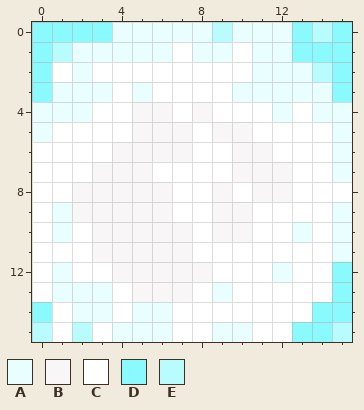
File history of a pixel-art sprite, tiles/Ground.png. The first picture shows the starting point.
The file is 16x16 pixels. Colours within 5 levels of each other are drawn and written as one.
Palette (. is transparent): A #e8feff  B #f8f6f6  C #ffffff  D #8afaff  E #b8fcff
Pixels before, first column x 0:
 0 DDDDAAAAAEAAADED
 1 DEAAAAACAACAADDD
 2 DCACCCCCCCCAAAED
 3 DAAACACCCCAAAAAD
 4 AAACCBBCBCCCACAA
 5 ACCCCBBBCBBCCCCA
 6 CCCCBBBBCCBBCCCA
 7 CCCBBBCCCCBBBCCA
 8 CCBBBBBCCBCBBCCC
 9 CABBBBBCCBBCCCCA
10 CACBBBBBCBBCCACA
11 CCCBBBBBCCCCCCCA
12 CACCBBBBBCCCACCD
13 CAAACBBBCACCCCCD
14 DCAACAACCCCCCCDD
15 ECECAAACCAACCDDE
After the commit:
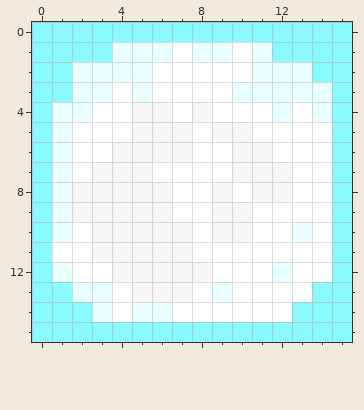
From old to new:
Changed rows in their new state; - is an unchanged pixel.
first column x 0:
 0 ----DDDDDDDDD-D-
 1 -DDD--------D---
 2 -D-AAA--------D-
 3 -D--------------
 4 D--------------D
 5 DA-------------D
 6 DA-------------D
 7 DA-------------D
 8 DA-------------D
 9 D--------------D
10 D--------------D
11 D--------------D
12 D---------------
13 DD------------D-
14 -DD----------D--
15 DDDDDDDDDDDDD--D
Where, in picture pixels (left, top, right, bottom), the same in both pictures:
changed: (32, 22, 352, 342)
